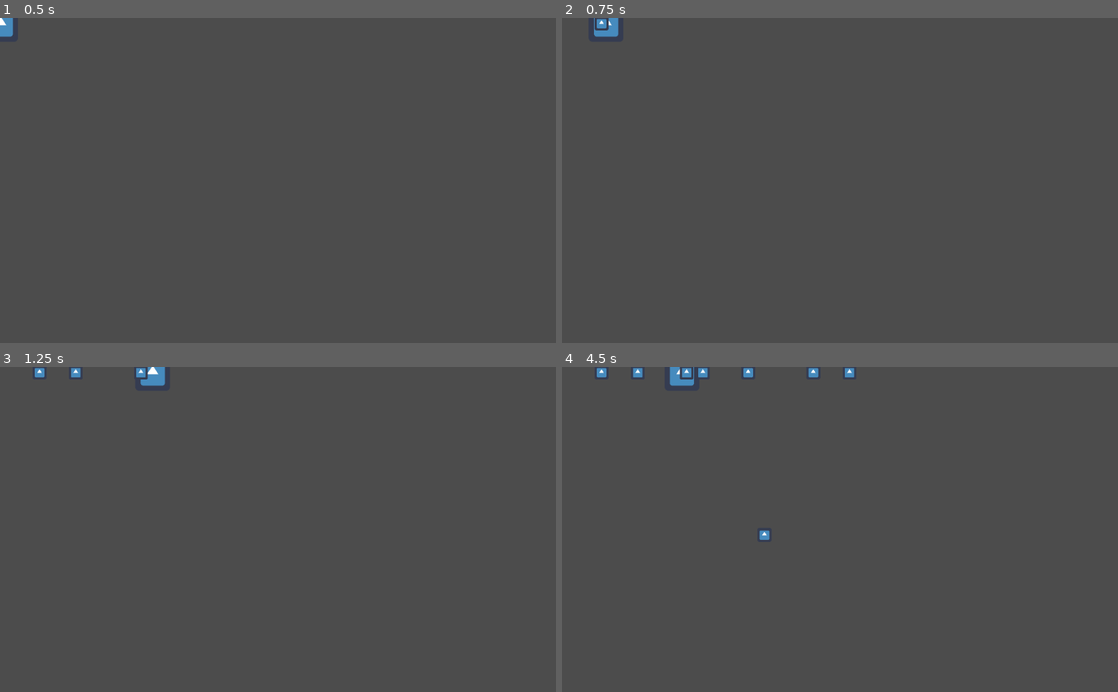
Above: before the commit, frames 1-4 (two rows, left to right).
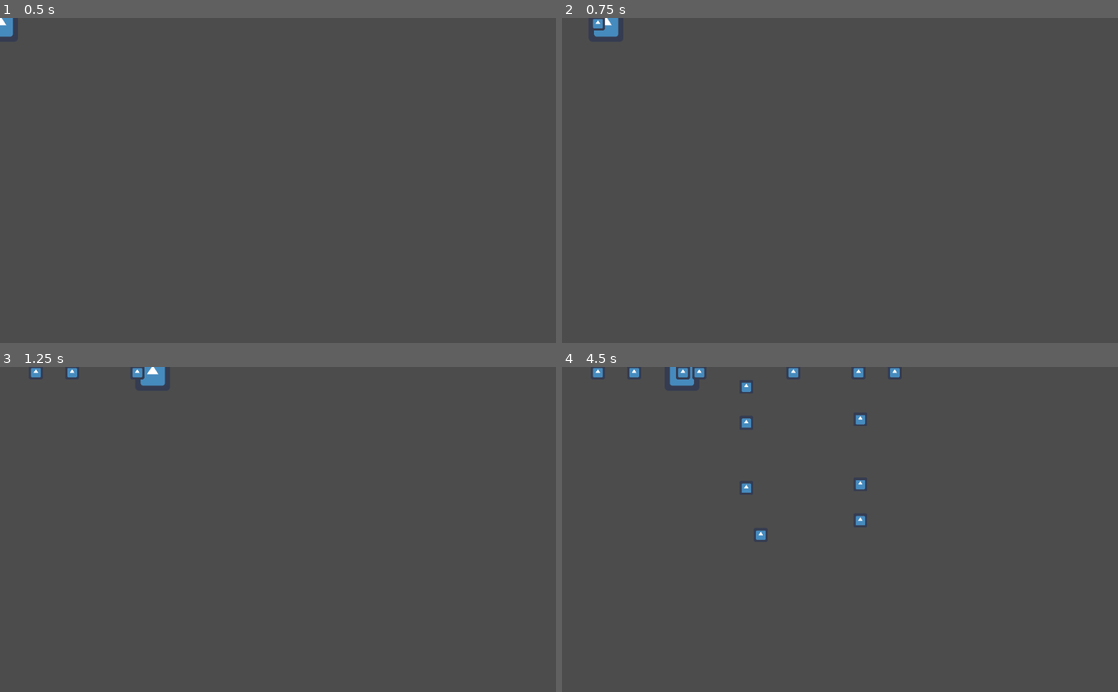
Above: after the commit, the same moments.

Repository: PerHenrikS/LudumDare42
Game: Godot game, scene res://Main.tscn
The game is run twice, just before and just after one commit, with the same random seed, the same clock (stepped at 60 frames per second) and the same inputs. The engine's default icon, where the game draws it, is replaced by a stand-in: a white triangle on a blue panel in a dark square.
Inputs (mouse positions are in pixels of both pictures, inside the frame that each line leads up to):
- Up to frame 1 (0.5 s): no input
- Up to frame 2 (0.75 s): tap Enter at 0.5 s; move the mouse to (962, 164) at 0.52 s; hold Right (ui_right) from 0.53 s (still down); tap Space (ui_select) at 0.6 s
- Up to frame 3 (1.25 s): keep holding Right (ui_right); tap Space (ui_select) at 0.77, 1.07 s
- Up to frame 4 (4.5 s): move the mouse to (728, 545) at 1.27 s; release Right (ui_right) at 1.28 s; hold Down (ui_down) 1.28-2.03 s; tap Space (ui_select) at 1.35, 1.52, 1.82, 2.1, 2.85, 3.02, 3.32, 3.6, 3.77, 4.07, 4.35 s; move the mouse to (895, 458) at 2.02 s; hold Right (ui_right) 2.03-2.78 s; move the mouse to (812, 594) at 2.77 s; hold Up (ui_up) 2.78-3.53 s; move the mouse to (1006, 578) at 3.52 s; hold Left (ui_left) from 3.53 s (still down); move the mouse to (673, 480) at 4.27 s

Frame 1 is identical in both runs. In frame 2, less than 0.1% of the frame differs, in the area x 5-9%, y 0-4%; in frame 3, 0.2%; in frame 4, 0.9%, in the area x 5-61%, y 0-54%.

Commit message:
Projectile start pos from mouse pos

Diff:
--- a/GameScene.gd
+++ b/GameScene.gd
@@ -24,13 +24,16 @@
 	if Input.is_action_pressed("ui_up"):
 		velocity.y -= 1
 	if Input.is_action_just_pressed("ui_select"):
-		#Load "thing" object when throwing
-		if velocity.x != 0:
-			var obj = projectile.instance()
-			obj.position = Vector2(fire_position.get_global_position())
+		if get_viewport().get_mouse_position().x < self.position.x:
+			fire_position.position.x = -45
+		else:
+			fire_position.position.x = 45
 
-			get_parent().add_child(obj)
-			obj.shoot(-1)
+		var obj = projectile.instance()
+		obj.position = Vector2(fire_position.get_global_position())
+
+		get_parent().add_child(obj)
+		obj.shoot(-1)
 
 	if velocity.length() > 0:
 		velocity = velocity.normalized() * speed
@@ -46,7 +49,3 @@
 		$AnimatedSprite.animation = "Right"
 		$AnimatedSprite.flip_v = false
 		$AnimatedSprite.flip_h = velocity.x < 0
-		if velocity.x < 0:
-			fire_position.position.x = -45
-		elif velocity.x > 0:
-			fire_position.position.x = 45
--- a/Projectile.gd
+++ b/Projectile.gd
@@ -1,6 +1,7 @@
 extends KinematicBody2D
 
 var projectile_speed = 400
+var velocity = Vector2()
 
 func _ready():
 	# Called when the node is added to the scene for the first time.
@@ -8,5 +9,4 @@
 	pass
 
 func shoot(direction):
-#	set_linear_velocity(Vector2(direction * projectile_speed, 0))
-	print("Shoot!")
+	move_and_slide(Vector2(direction*projectile_speed, 0))
